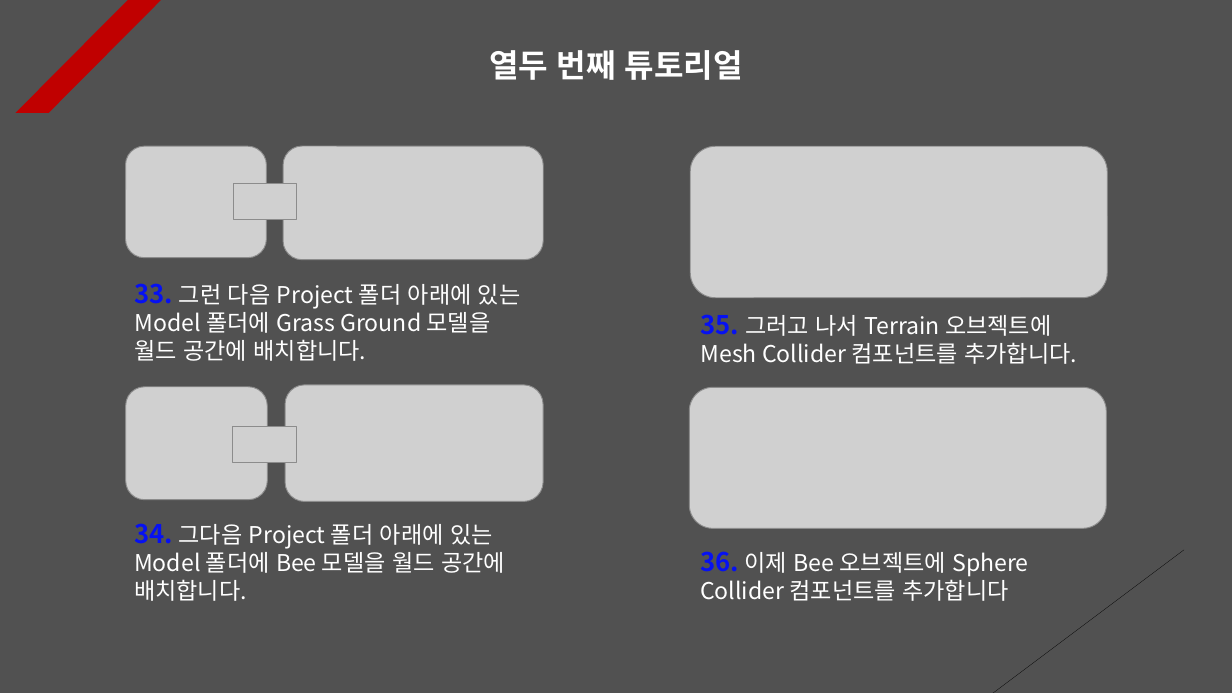
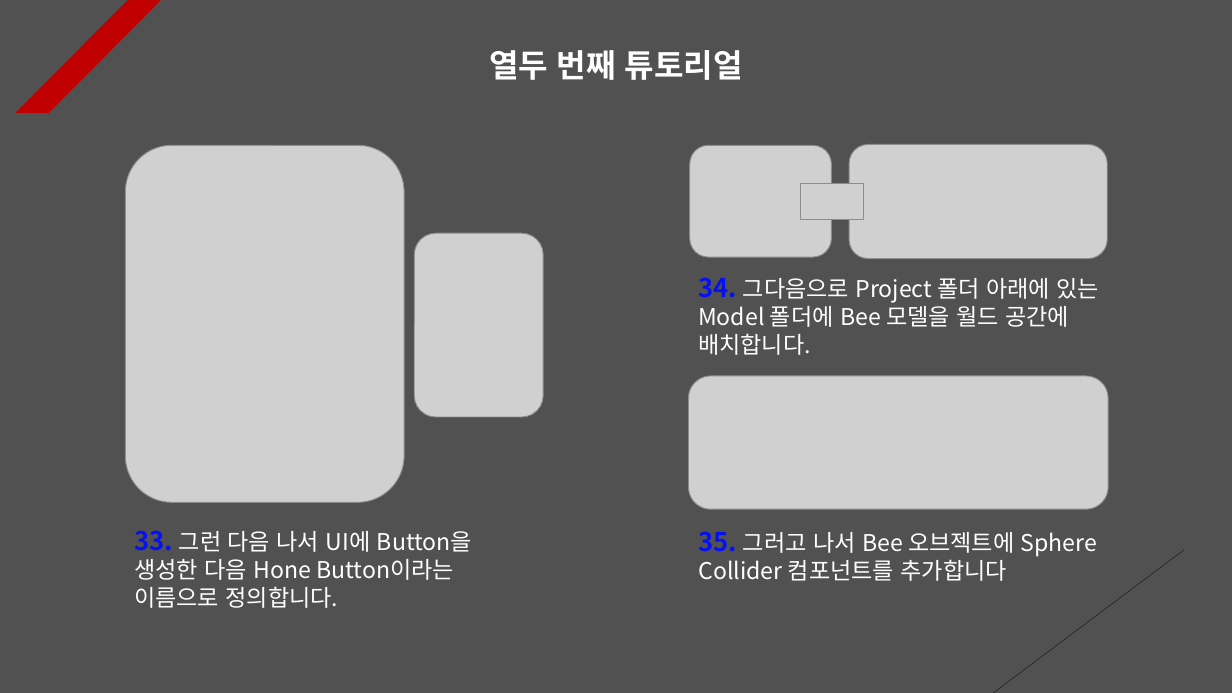
Before and after one commit to Unity2033/3D-UnityEngine, a slide deck: slide 12 of Assets/Class/Photon Server/PPT Data/Photon Game.pptx. Drawn at 1232x693 pixels with LibreOffice and Linux fonts; fonts in the diff are those of the drawing; grey boxes stand for pictures. Boxes give left, top, right and bottom in pixels: in the first picture for what was removed or moved away, otherwise in the second. Text is boxed around its words. In the diff, an @@ line names an element or a change of style, - is before the commit and + after.

```diff
--- a/Assets/Class/Photon Server/PPT Data/Photon Game.pptx
+++ b/Assets/Class/Photon Server/PPT Data/Photon Game.pptx
@@ picture removed at bbox=[126, 146, 266, 258] @@
@@ picture added at bbox=[126, 145, 405, 502] @@
@@ picture removed at bbox=[283, 146, 543, 260] @@
@@ picture: place and size @@
-picture at bbox=[126, 387, 267, 500]
+picture at bbox=[689, 145, 831, 257]
@@ picture removed at bbox=[690, 146, 1107, 298] @@
@@ picture: place and size @@
-picture at bbox=[286, 385, 543, 502]
+picture at bbox=[849, 144, 1107, 258]
@@ picture removed at bbox=[233, 183, 297, 219] @@
@@ picture: place and size @@
-picture at bbox=[233, 427, 297, 463]
+picture at bbox=[800, 184, 864, 220]
@@ picture added at bbox=[414, 233, 543, 417] @@
@@ text removed at bbox=[134, 283, 521, 361] @@
-33. 그런 다음 Project 폴더 아래에 있는 Model 폴더에 Grass Ground 모델을 월드 공간에 배치합니다.
@@ text at bbox=[698, 277, 1100, 355]: text changed @@
-34. 그다음 Project 폴더 아래에 있는 Model 폴더에 Bee 모델을 월드 공간에 배치합니다.
+34. 그다음으로 Project 폴더 아래에 있는 Model 폴더에 Bee 모델을 월드 공간에 배치합니다.
@@ text removed at bbox=[701, 314, 1077, 364] @@
-35. 그러고 나서 Terrain 오브젝트에 Mesh Collider 컴포넌트를 추가합니다.
@@ picture: place and size @@
-picture at bbox=[689, 387, 1106, 529]
+picture at bbox=[689, 376, 1108, 509]
@@ text added at bbox=[134, 530, 472, 608], 18 pt, text #FFFFFF @@
+33. 그런 다음 나서 UI에 Button을 생성한 다음 Hone Button이라는 이름으로 정의합니다.
@@ text at bbox=[698, 531, 1097, 581]: text changed @@
-36. 이제 Bee 오브젝트에 Sphere Collider 컴포넌트를 추가합니다
+35. 그러고 나서 Bee 오브젝트에 Sphere Collider 컴포넌트를 추가합니다
```
Also in this commit, not shown: 5 other slides changed, 3 slides added, 23 other files.
